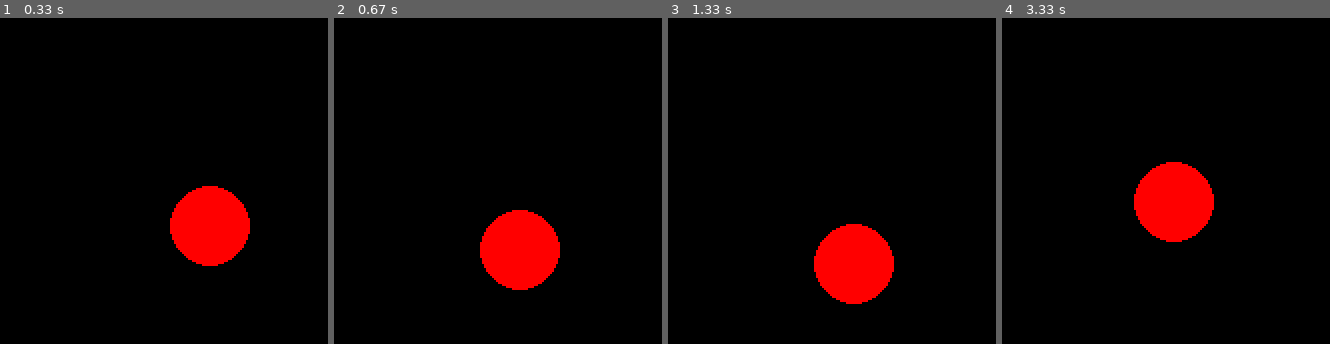
Above: before the commit, frames 1-4 (left to right).
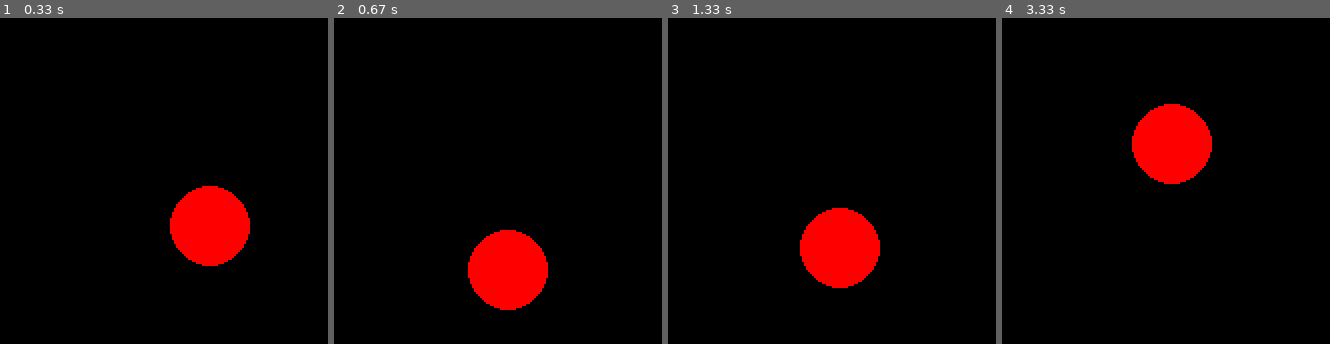
Above: after the commit, the same moments.

Repository: amalkov2024/PyGame
Game: pygame game, started from k_shelchku.py
The game is run twice, just before and just after one commit, with the same random seed, the same clock (stepped at 60 frames per second) and the same inputs.
Inputs (mouse positions are in pixels of both pictures, inside the frame that each line leads up to):
- Up to frame 1 (0.33 s): no input
- Up to frame 2 (0.67 s): click (507, 272) at 0.38 s
- Up to frame 3 (1.33 s): click (884, 291) at 0.72 s; click (outside the picture) at 1.05 s
- Up to frame 4 (3.33 s): click (outside the picture) at 1.38 s; click (outside the picture) at 1.72 s; click (outside the picture) at 2.05 s; click (1179, 57) at 2.38 s; click (1070, 21) at 2.72 s; click (outside the picture) at 3.05 s

Frame 1 is identical in both runs. In frame 2, 3.4% of the frame differs, in the area x 40-69%, y 58-90%; in frame 3, 3.1%; in frame 4, 7.7%, in the area x 39-65%, y 26-69%.

Commit message:
Vers от 12-02-2024

Diff:
--- /dev/null
+++ b/Lines.py
@@ -0,0 +1,247 @@
+import pygame
+
+
+class Board:
+    # создание поля
+    def __init__(self, width, height):
+        self.width = width
+        self.height = height
+        self.board_2 = [[0] * width for _ in range(height)]
+        self.board = [[0] * width for _ in range(height)] # нет - 0; красный - 1; синий - 2
+        # значения по умолчанию
+        self.left = 10
+        self.top = 10
+        self.cell_size = 30
+        self.motion = 1
+
+    # настройка внешнего вида
+    def set_view(self, left, top, cell_size):
+        self.left = left
+        self.top = top
+        self.cell_size = cell_size
+
+    def render(self, screen):
+        self.screen = screen
+        cnt_i = self.left
+        for i in range(len(self.board_2)):
+            cnt_j = self.top
+            for j in range(len(self.board_2[i])):
+                pygame.draw.rect(
+                    self.screen,
+                    ("white"),
+                    (cnt_j, cnt_i, self.cell_size, self.cell_size),
+                    width=1,
+                )
+                self.board_2[i][j] = [
+                    cnt_i,
+                    cnt_j,
+                    self.cell_size,
+                    "black",
+                ]  # координаты клеток
+                cnt_j += self.cell_size
+            cnt_i += self.cell_size
+
+    def get_click(self, mouse_pos):
+        cell = self.get_cell(mouse_pos)
+        self.on_click(cell)
+
+    def get_cell(self, mouse_pos):
+        for y in range(len(self.board_2)):
+            for x in range(len(self.board_2[y])):
+                if self.board_2[y][x][0] <= mouse_pos[1] <= (
+                    self.board_2[y][x][0] + self.board_2[y][x][2]
+                ) and self.board_2[y][x][1] <= mouse_pos[0] <= (
+                    self.board_2[y][x][1] + self.board_2[y][x][2]
+                ):
+                    return (
+                        self.board_2[y][x][0],
+                        self.board_2[y][x][1],
+                        self.board_2[y][x][3],
+                    )
+        return (-1, -1, "")
+
+    def on_click(self, cell_coords):
+        if cell_coords[2] == "blue":
+            self.motion = 1
+            # рисуем красные кружки
+            pygame.draw.circle(
+                self.screen,
+                ("red"),
+                (
+                    cell_coords[1] + self.cell_size // 2,
+                    cell_coords[0] + self.cell_size // 2,
+                ),
+                self.cell_size // 2 - 4,
+
+            )
+            for y in range(len(self.board_2)):
+                for x in range(len(self.board_2[y])):
+                    if (
+                        self.board_2[y][x][0] == cell_coords[0]
+                        and self.board_2[y][x][1] == cell_coords[1]
+                    ):
+                        self.board_2[y][x][3] = "red"
+                        self.board[y][x] = 1
+        elif cell_coords[2] == "red":
+            self.motion = 1
+            # рисуем красные кружки
+            pygame.draw.circle(
+                self.screen,
+                ("blue"),
+                (
+                    cell_coords[1] + self.cell_size // 2,
+                    cell_coords[0] + self.cell_size // 2,
+                ),
+                self.cell_size // 2 - 4,
+
+            )
+            for y in range(len(self.board_2)):
+                for x in range(len(self.board_2[y])):
+                    if (
+                        self.board_2[y][x][0] == cell_coords[0]
+                        and self.board_2[y][x][1] == cell_coords[1]
+                    ):
+                        self.board_2[y][x][3] = "blue"
+                        self.board[y][x] = -1
+        elif cell_coords[2] == "black":
+            self.motion = 2
+            # рисуем синие кружки
+            pygame.draw.circle(
+                self.screen,
+                ("blue"),
+                (
+                    cell_coords[1] + self.cell_size // 2,
+                    cell_coords[0] + self.cell_size // 2,
+                ),
+                self.cell_size // 2 - 4,
+
+            )
+
+            for y in range(len(self.board_2)):
+                for x in range(len(self.board_2[y])):
+                    if (
+                        self.board_2[y][x][0] == cell_coords[0]
+                        and self.board_2[y][x][1] == cell_coords[1]
+                    ):
+                        self.board_2[y][x][3] = "blue"
+                        self.board[y][x] = -1
+        else:
+            pass
+        pygame.display.flip()
+
+
+
+class Lines(Board):
+
+    def voln(self, x, y, cur, n, m, lab):
+        lab[x][y] = cur
+        if y + 1 < m:
+            if lab[x][y + 1] == 0 or (lab[x][y + 1] != -1 and lab[x][y + 1] > cur):
+                self.voln(x, y + 1, cur + 1, n, m, lab)
+        if x + 1 < n:
+            if lab[x + 1][y] == 0 or (lab[x + 1][y] != -1 and lab[x + 1][y] > cur):
+                self.voln(x + 1, y, cur + 1, n, m, lab)
+        if x - 1 >= 0:
+            if lab[x - 1][y] == 0 or (lab[x - 1][y] != -1 and lab[x - 1][y] > cur):
+                self.voln(x - 1, y, cur + 1, n, m, lab)
+        if y - 1 >= 0:
+            if lab[x][y - 1] == 0 or (lab[x][y - 1] != -1 and lab[x][y - 1] > cur):
+                self.voln(x, y - 1, cur + 1, n, m, lab)
+        return lab
+
+    def has_path(self, x1, y1, x2, y2):
+        lab = self.board
+        n = len(lab)
+        m = len(lab[0])
+        finalout = self.voln(x1, y1, 1, n, m, lab)
+        if lab[x2][y2] > 0:
+            return True
+        else:
+            return False
+
+    def red_blue(self,mouse_pos):
+        y2,x2=mouse_pos[0],mouse_pos[1]
+        cnt_red = 0
+        for i in self.board:
+            cnt_red += i.count(1)
+        if cnt_red == 0:
+            self.get_click(mouse_pos)
+        else:
+            for i in range(len(self.board)):
+                for j in range(len(self.board[i])):
+                    if self.board[i][j] == 1:
+                        x1=i
+                        y1=j
+            cell=self.get_cell(mouse_pos)
+            if self.has_path(x1, y1, (cell[0]-self.left)//self.cell_size, (cell[1]-self.top)//self.cell_size)==True:
+                pygame.draw.circle(
+                    self.screen,
+                    ("black"),
+                    (
+                        y1 * self.cell_size + self.left + self.cell_size // 2,
+                        x1*self.cell_size+self.top + self.cell_size // 2,
+                    ),
+                    self.cell_size // 2 - 4,
+
+                )
+                # не доделал
+                for y in range(len(self.board_2)):
+                    for x in range(len(self.board_2[y])):
+                        if (
+                                self.board_2[y][x][0] == cell[0]
+                                and self.board_2[y][x][1] == cell[1]
+                        ):
+                            self.board_2[y][x][3] = "black"
+                            self.board[y][x] = 0
+
+
+                pygame.draw.circle(
+                    self.screen,
+                    ("blue"),
+                    (
+                        cell[1] + self.cell_size // 2,
+                        cell[0] + self.cell_size // 2,
+
+                    ),
+                    self.cell_size // 2 - 4,
+
+                )
+            ''' for y in range(len(self.board_2)):
+                    for x in range(len(self.board_2[y])):
+                        if (
+                                self.board_2[y][x][0] == cell_coords[0]
+                                and self.board_2[y][x][1] == cell_coords[1]
+                        ):
+                            self.board_2[y][x][3] = "black"
+                            self.board[y][x] = -1
+'''
+
+
+
+
+
+if __name__ == "__main__":
+    # инициализация Pygame:
+    board = Lines(10, 10)
+    board.set_view(50, 50, 50)
+    pygame.init()
+    size = width, height = (board.left * 2 + board.width * board.cell_size), (
+        board.top * 2 + board.height * board.cell_size
+    )
+    screen = pygame.display.set_mode(size)
+    running = True
+    screen.fill((0, 0, 0))
+    board.render(screen)
+    while running:
+
+        for event in pygame.event.get():
+            if event.type == pygame.QUIT:
+                running = False
+            if event.type == pygame.MOUSEBUTTONDOWN:
+                board.red_blue(event.pos)
+
+        pygame.display.flip()
+    while pygame.event.wait().type != pygame.QUIT:
+        pass
+    # завершение работы:
+    pygame.quit()
--- /dev/null
+++ b/VolnovoiLab.py
@@ -0,0 +1,57 @@
+def main():
+    '''lab = []
+    rdl = list(map(int,input().split()))
+    n = rdl[0]
+    m = rdl[1]
+    for i in range(n):
+        rdl = input()
+        stroka = []
+        for k in range(len(rdl)):
+            if int(rdl[k]) == 1:
+                stroka.append(-1)
+            else:
+                stroka.append(int(rdl[k]))
+        lab.append(stroka)
+    rdl = list(map(int,input().split()))
+    x1 = rdl[0] -1
+    y1 = rdl[1] -1
+    rdl = list(map(int,input().split()))
+    x2 = rdl[0]
+    y2 = rdl[1]
+'''
+    lab=[[-1, 0, 0, 0, 0, 0, 0, -1, 0, 0], [-1, 0, -1, -1, -1, -1, 0, -1, 0, 0], [-1, 0, 0, 0, 1, -1, 0, -1, 0, 0], [-1, -1, -1, -1, -1, -1, 0, 0, 0, 0], [0, 0, 0, 0, 0, 0, -1, -1, 0, 0], [0, 0, 0, 0, 0, 0, 0, 0, 0, 0], [0, 0, 0, 0, 0, 0, 0, 0, 0, 0], [0, 0, 0, 0, 0, 0, 0, 0, 0, 0], [0, 0, 0, 0, 0, 0, 0, 0, 0, 0], [0, 0, 0, 0, 0, 0, 0, 0, 0, 0]]
+    print(lab)
+    x1 = 2
+    y1 = 4
+    x2 = 6
+    y2 = 1
+    n=len(lab)
+    m=len(lab[0])
+    #finalout = voln(x1,y1,1,n,m,lab)
+    if lab[x2][y2] > 0:
+        print("Mozhet")
+        print(lab)
+    else:
+        print("Ne mozhet")
+def voln(x,y,cur,n,m,lab):
+    lab[x][y] = cur
+    if y+1<m:
+        if lab[x][y+1] == 0 or (lab[x][y+1] != -1 and lab[x][y+1] > cur):
+            voln(x,y+1,cur+1,n,m,lab)
+    if x+1<n:
+        if lab[x+1][y] == 0 or (lab[x+1][y] != -1 and lab[x+1][y] > cur):
+            voln(x+1,y,cur+1,n,m,lab)
+    if x-1>=0:
+        if lab[x-1][y] == 0 or (lab[x-1][y] != -1 and lab[x-1][y] > cur):
+            voln(x-1,y,cur+1,n,m,lab)
+    if y-1>=0:
+        if lab[x][y-1] == 0 or (lab[x][y-1] != -1 and lab[x][y-1] > cur):
+            voln(x,y-1,cur+1,n,m,lab)
+    return lab
+main()
+
+'''
+2 4 6 1
+[[-1, 0, 0, 0, 0, 0, 0, -1, 0, 0], [-1, 0, -1, -1, -1, -1, 0, -1, 0, 0], [-1, 0, 0, 0, 1, -1, 0, -1, 0, 0], [-1, -1, -1, -1, -1, -1, 0, 0, 0, 0], [0, 0, 0, 0, 0, 0, -1, -1, 0, 0], [0, 0, 0, 0, 0, 0, 0, 0, 0, 0], [0, 0, 0, 0, 0, 0, 0, 0, 0, 0], [0, 0, 0, 0, 0, 0, 0, 0, 0, 0], [0, 0, 0, 0, 0, 0, 0, 0, 0, 0], [0, 0, 0, 0, 0, 0, 0, 0, 0, 0]]
+
+'''
--- a/k_shelchku.py
+++ b/k_shelchku.py
@@ -10,9 +10,7 @@
     x_y = (250, 250)
     fps = 80
     clock = pygame.time.Clock()
-    screen.fill((0, 0, 0))
-    pygame.draw.circle(screen, (255, 0, 0), (int(x_pos), int(y_pos)), 20)
-    pygame.display.flip()
+
     flag = False
     running = True
     while running:
@@ -24,29 +22,14 @@
                 x_y = event.pos  # координаты нажатия мышки
                 dx = x_y[0] - x_pos
                 dy = x_y[1] - y_pos
-                flag = True
-
-        if (abs(x_pos) != abs(x_y[0]) or abs(y_pos) != abs(x_y[1])) and flag:
-            screen.fill((0, 0, 0))
-            x_pos += -1 * (dx < 0) + (dx > 0)
-            y_pos += -1 * (dy < 0) + (dy > 0)
-            # print(x_pos, y_pos)
-            screen.fill((0, 0, 0))
-            pygame.draw.circle(screen, (255, 0, 0), (int(x_pos), int(y_pos)), 20)
-            clock.tick(fps)
-            pygame.display.flip()
-        flag = False
         if x_pos != x_y[0]:
             x_pos += -1 * (dx < 0) + (dx > 0)
-            screen.fill((0, 0, 0))
-            pygame.draw.circle(screen, (255, 0, 0), (int(x_pos), int(y_pos)), 20)
-            clock.tick(fps)
-            pygame.display.flip()
         if y_pos != x_y[1]:
             y_pos += -1 * (dy < 0) + (dy > 0)
-            screen.fill((0, 0, 0))
-            pygame.draw.circle(screen, (255, 0, 0), (int(x_pos), int(y_pos)), 20)
-            clock.tick(fps)
-            pygame.display.flip()
+
+        screen.fill((0, 0, 0))
+        pygame.draw.circle(screen, (255, 0, 0), (int(x_pos), int(y_pos)), 20)
+        clock.tick(fps)
+        pygame.display.flip()
 
     pygame.quit()
--- a/krestiki-noliki.py
+++ b/krestiki-noliki.py
@@ -112,8 +112,8 @@
 
 if __name__ == "__main__":
     # инициализация Pygame:
-    board = Board(5, 7)
-    board.set_view(100, 100, 50)
+    board = Board(3, 3)
+    board.set_view(100, 100, 100)
     pygame.init()
     size = width, height = (board.left * 2 + board.width * board.cell_size), (
         board.top * 2 + board.height * board.cell_size
